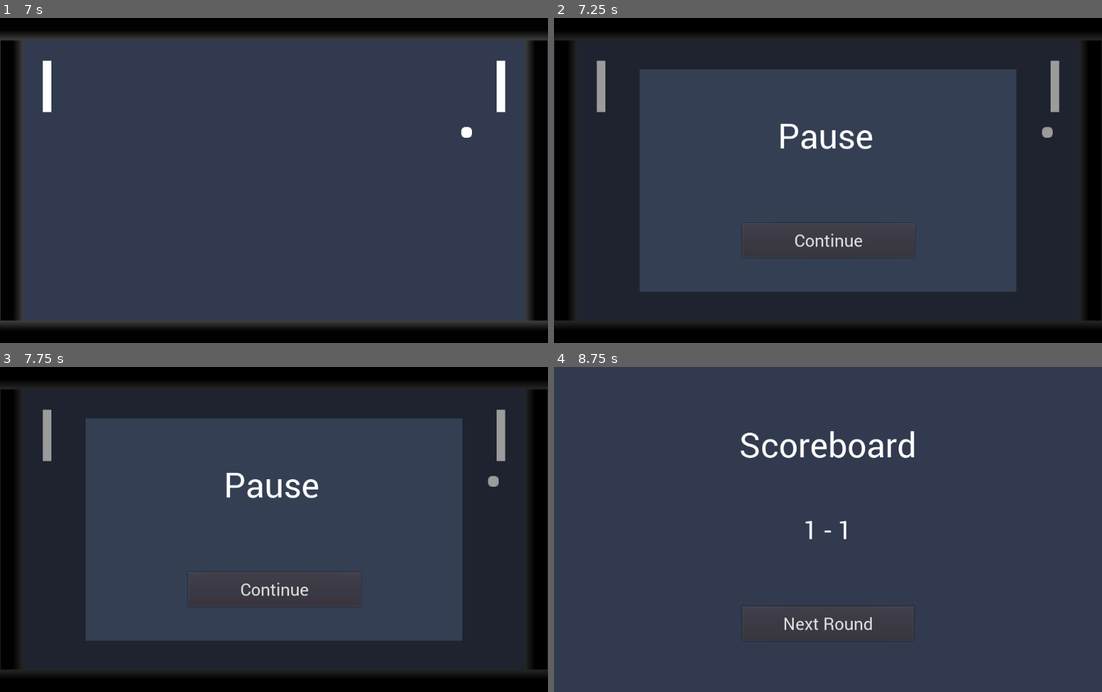
Above: before the commit, frames 1-4 (two rows, left to right).
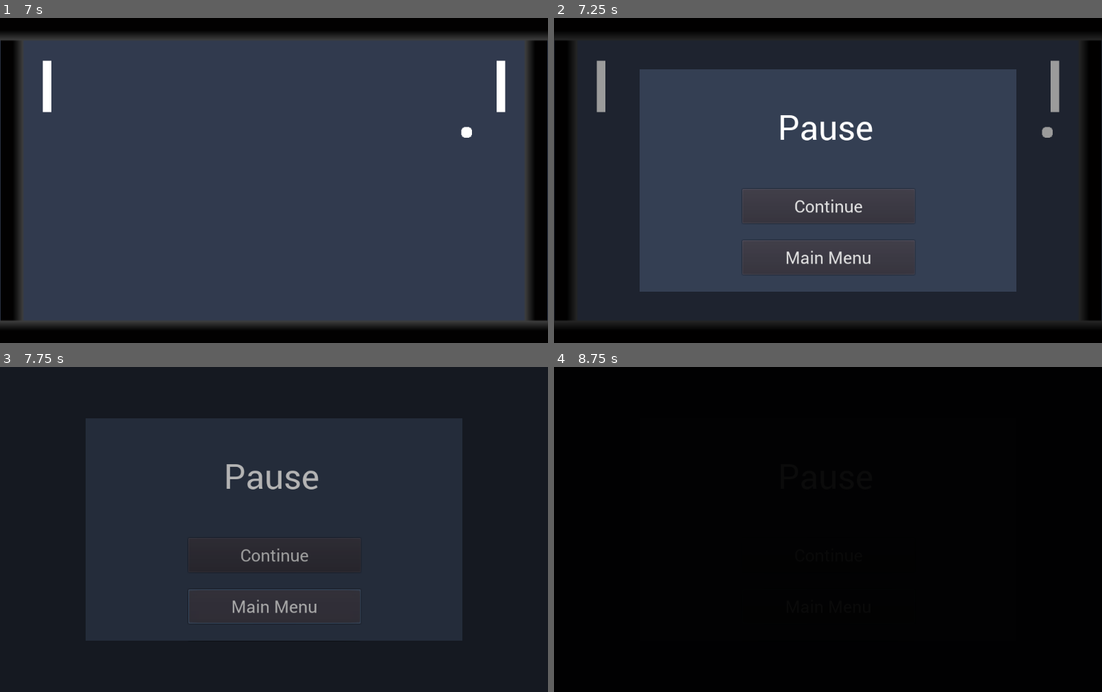
Above: after the commit, the same moments.

Repository: Goamaral/simple_pong
Game: Godot game, scene res://scenes/MainMenu.tscn
The game is run twice, just before and just after one commit, with the same random seed, the same clock (stepped at 60 frames per second) and the same inputs.
Inputs (mouse positions are in pixels of both pictures, inside the frame that each line leads up to):
- Up to frame 1 (7 s): click "Play" at 0.5 s; click "Play" at 1.25 s; click "Play" at 2 s; click "Next Round" at 5.75 s
- Up to frame 2 (7.25 s): tap Escape (ui_cancel) at 7.15 s
- Up to frame 3 (7.75 s): click (274, 607) at 7.25 s, where only the run after the commit has a clickable "Main Menu"
- Up to frame 4 (8.75 s): click "Continue" at 8 s

Frame 1 is identical in both runs. In frame 2, 1.5% of the frame differs, in the area x 34-66%, y 29-76%; in frame 3, 59%; in frame 4, 100%, in the area x 0-100%, y 0-100%.

Commit message:
Menu - Go back to Main Menu

Diff:
--- a/scenes/Game.tscn
+++ b/scenes/Game.tscn
@@ -60,20 +60,28 @@
 
 [node name="PauseLabel" type="Label" parent="Pause/Menu/MenuContainer"]
 margin_left = 192.0
-margin_top = 80.0
+margin_top = 64.0
 margin_right = 503.0
-margin_bottom = 166.0
+margin_bottom = 160.0
 custom_fonts/font = ExtResource( 3 )
 text = "Pause"
 align = 1
 
 [node name="ContinueButton" type="Button" parent="Pause/Menu/MenuContainer"]
 margin_left = 192.0
-margin_top = 288.0
+margin_top = 224.0
 margin_right = 514.0
-margin_bottom = 352.0
+margin_bottom = 288.0
 custom_fonts/font = ExtResource( 4 )
 text = "Continue"
+
+[node name="MainMenuButton" type="Button" parent="Pause/Menu/MenuContainer"]
+margin_left = 192.0
+margin_top = 320.0
+margin_right = 514.0
+margin_bottom = 384.0
+custom_fonts/font = ExtResource( 4 )
+text = "Main Menu"
 
 [node name="Scoreboard" type="Control" parent="."]
 editor/display_folded = true
@@ -273,6 +281,7 @@
 shape = SubResource( 6 )
 
 [connection signal="pressed" from="Pause/Menu/MenuContainer/ContinueButton" to="Pause" method="_on_ContinueButton_pressed"]
+[connection signal="pressed" from="Pause/Menu/MenuContainer/MainMenuButton" to="Pause" method="_on_MainMenuButton_pressed"]
 [connection signal="pressed" from="Scoreboard/NextRound" to="." method="_on_NextRound_pressed"]
 [connection signal="body_entered" from="World/Walls/Right" to="." method="_on_goal" binds= [ "left_player" ]]
 [connection signal="body_entered" from="World/Walls/Left" to="." method="_on_goal" binds= [ "right_player" ]]
--- a/scripts/Game/Pause.gd
+++ b/scripts/Game/Pause.gd
@@ -10,3 +10,7 @@
 func _on_ContinueButton_pressed():
 	get_tree().paused = false
 	menu_node.visible = false
+
+func _on_MainMenuButton_pressed():
+	SceneChanger.change_scene("MainMenu")
+	get_tree().paused = false
